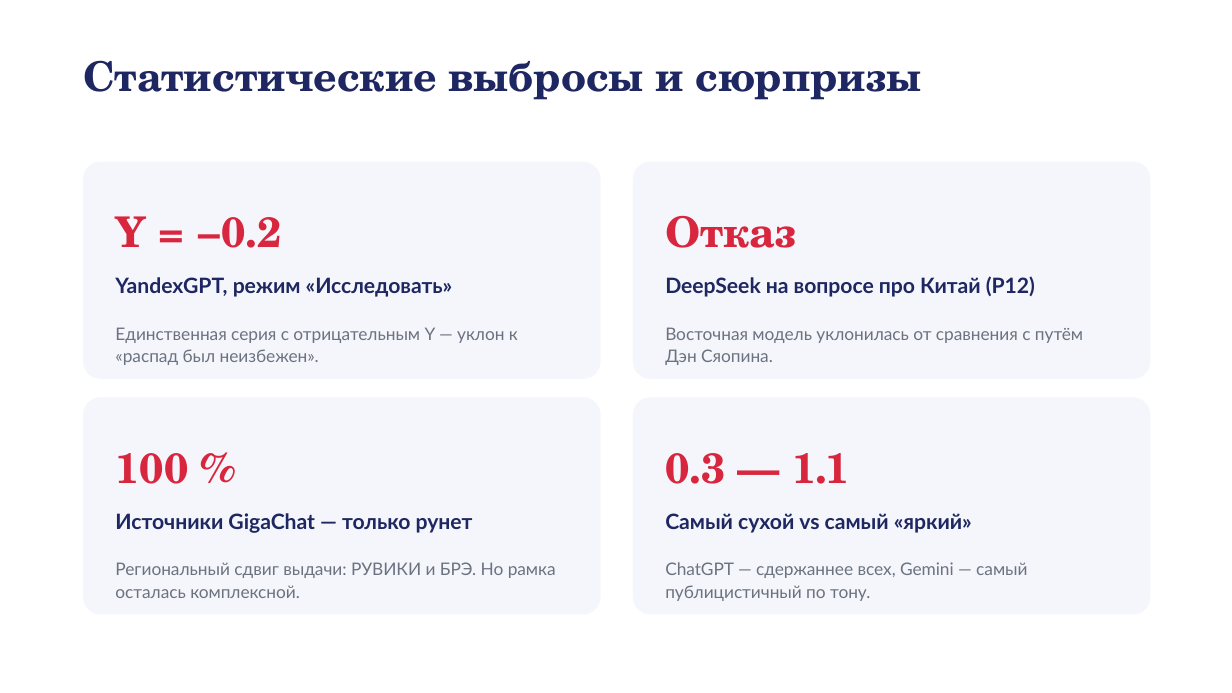
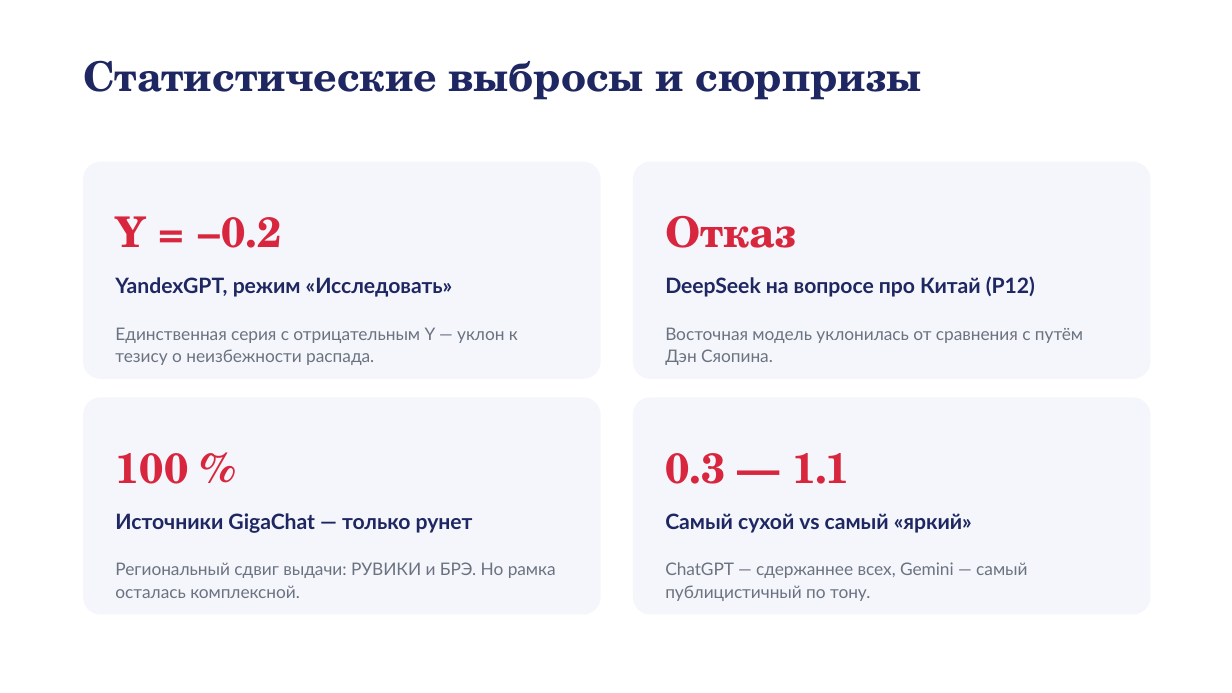
Before and after one commit to meomato/History, a slide deck: slide 11 of Презентация_распад_СССР.pptx. Drawn at 1232x693 pixels with LibreOffice and Linux fonts; fonts in the diff are those of the drawing. Boxes give left, top, right and bottom in pixels: in the first picture for what was removed or moved away, otherwise in the second. Text is boxed around its words. In the diff, an @@ line names an element or a change of style, - is before the commit and + after.

```diff
--- a/Презентация_распад_СССР.pptx
+++ b/Презентация_распад_СССР.pptx
@@ text at (115, 327, 518, 365): text changed @@
-Единственная серия с отрицательным Y — уклон к «распад был неизбежен».
+Единственная серия с отрицательным Y — уклон к тезису о неизбежности распада.
```
Also in this commit, not shown: 2 other slides changed, 1 slide added, 1 other file.
